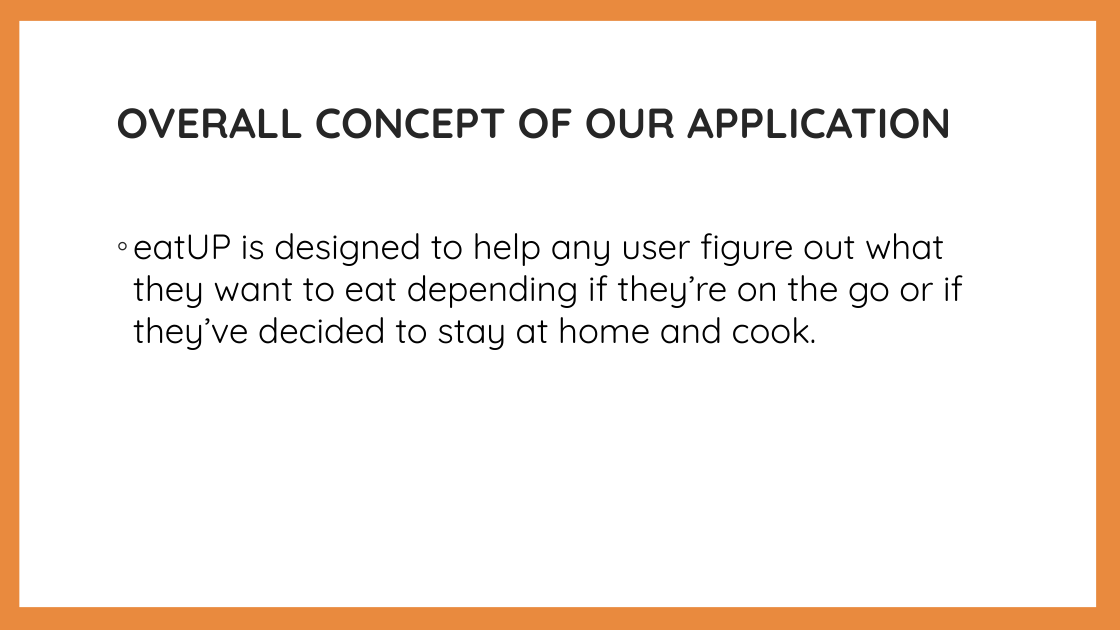
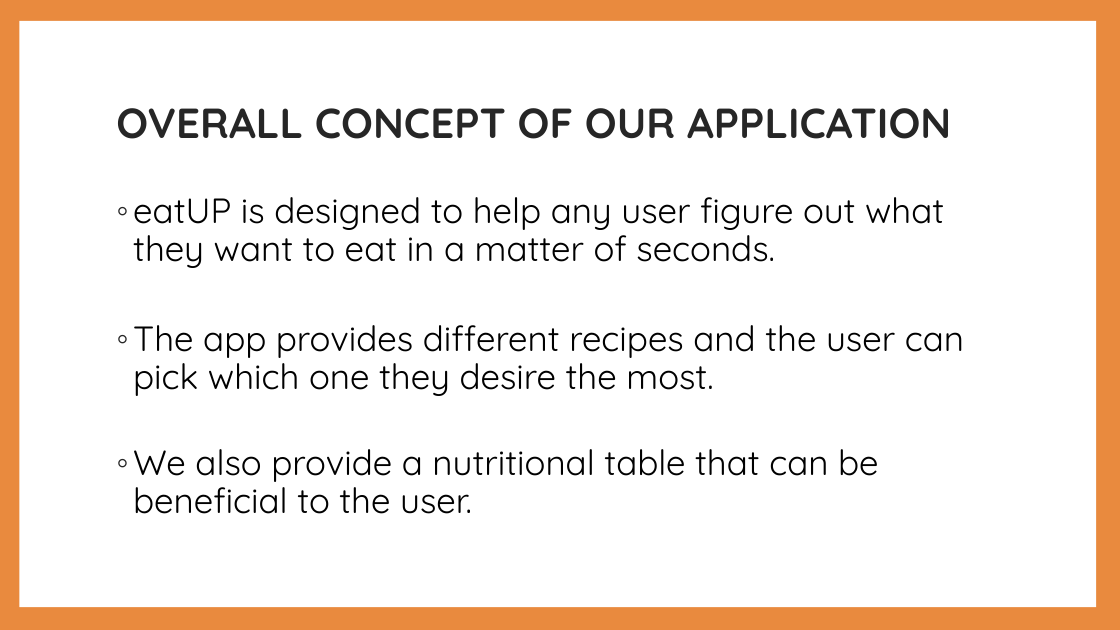
Before and after one commit to MG1982/eatUp, a slide deck: slide 3 of assets/powerpoint/eatUP Powerpoint.pptx. Drawn at 1120x630 pixels with LibreOffice and Linux fonts; fonts in the diff are those of the drawing. Boxes give left, top, right and bottom in pixels: in the first picture for what was removed or moved away, otherwise in the second. Text is boxed around its words. In the diff, an @@ line names an element or a change of style, - is before the commit and + after.

```diff
--- a/assets/powerpoint/eatUP Powerpoint.pptx
+++ b/assets/powerpoint/eatUP Powerpoint.pptx
@@ text at box(133, 197, 964, 514): text changed @@
-◦ eatUP is designed to help any user figure out what they want to eat depending if they’re on the go or if they’ve decided to stay at home and cook.
+◦ eatUP is designed to help any user figure out what they want to eat in a matter of seconds.
+◦ The app provides different recipes and the user can pick which one they desire the most.
+◦ We also provide a nutritional table that can be beneficial to the user.
```
Also in this commit, not shown: 6 other slides changed, 1 other file.
